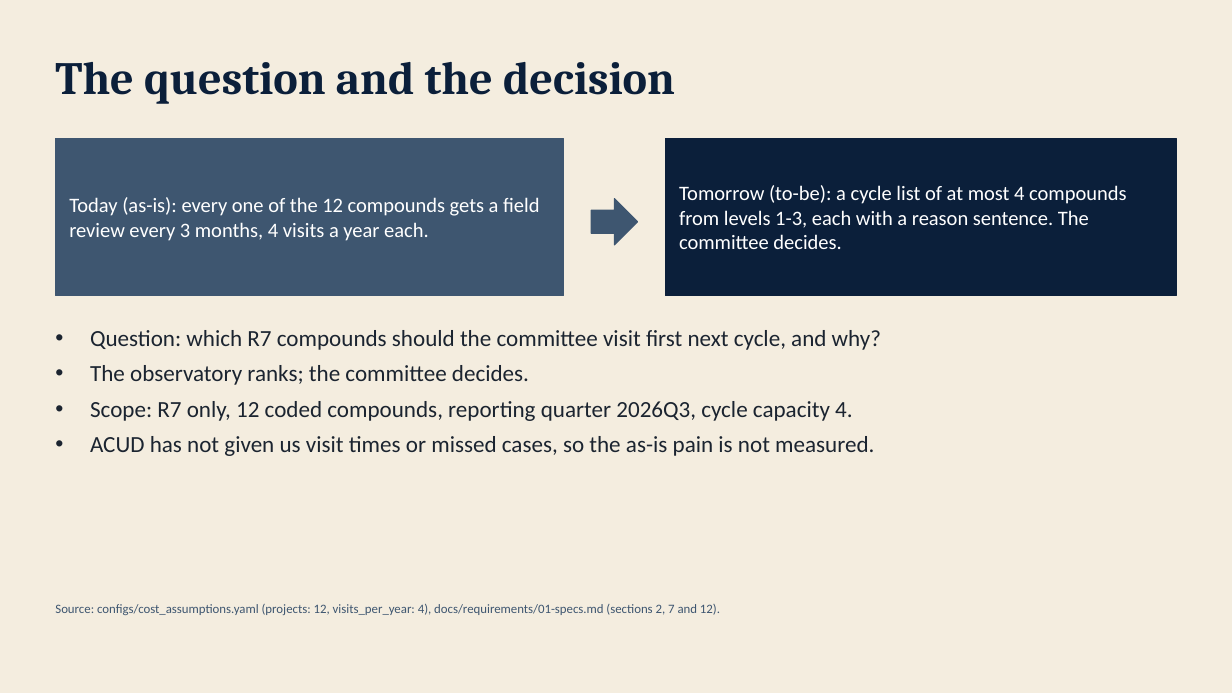
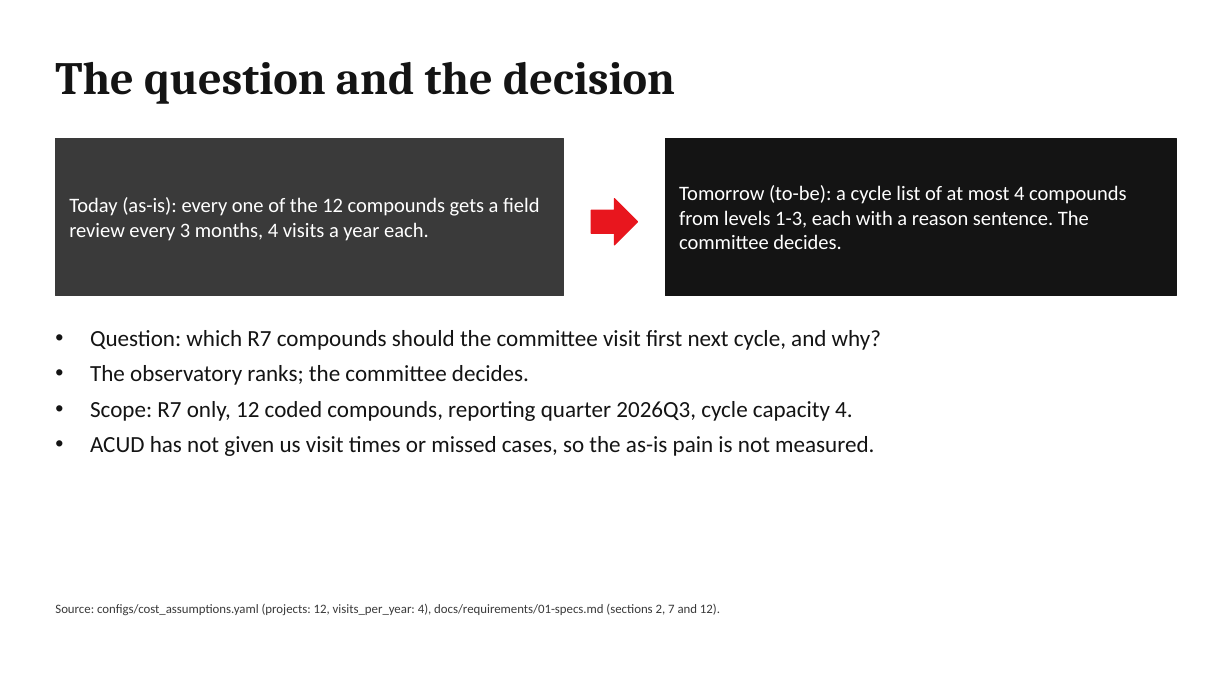
Before and after one commit to elsayedelmandoh/spaceeye-geoai, a slide deck: slide 2 of docs/deliverables/01-presentation.pptx. Drawn at 1232x693 pixels with LibreOffice and Linux fonts; fonts in the diff are those of the drawing. Boxes give left, top, right and bottom in pixels: in the first picture for what was removed or moved away, otherwise in the second. Text is boxed around its words. In the diff, an @@ line names an element or a change of style, - is before the commit and + after.

Commit message:
docs: recolor the deck to the ACUD red, black and white palette (T-EL-25)

```diff
--- a/docs/deliverables/01-presentation.pptx
+++ b/docs/deliverables/01-presentation.pptx
@@ background #F4EDDF to #FFFFFF @@
@@ text "The question and the decision" at [55, 62, 675, 104]: text colour #0B1F3A to #141414 @@
@@ rectangle at [55, 139, 564, 296]: fill #3E5670 to #3A3A3A; outline #3E5670 1 pt to #3A3A3A 1 pt @@
@@ rectangle at [665, 139, 1177, 296]: fill #0B1F3A to #141414; outline #0B1F3A 1 pt to #141414 1 pt @@
@@ right arrow at [592, 199, 638, 245]: fill #3E5670 to #E8161E; outline #3E5670 1 pt to #E8161E 1 pt @@
@@ text "Question: which R7 compounds should ..." at [90, 330, 881, 456]: text colour #1B2430 to #141414 @@
@@ text "Source: configs/cost_assumptions.yaml (projects: 12, visits_ ..." at [55, 604, 720, 615]: text colour #3E5670 to #3A3A3A @@
```
Also in this commit, not shown: 11 other slides changed.
